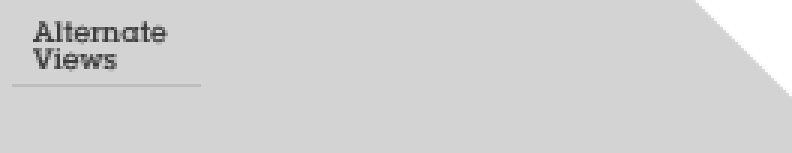
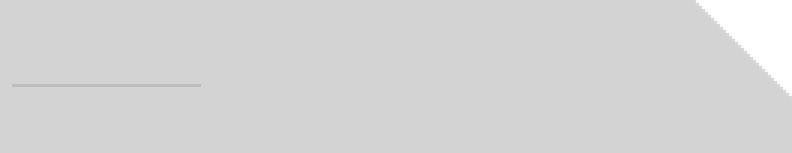
Two versions of the same layered image (792 x 153). Layer-by-layer changes:
hid "Alternate Views" over [33, 21, 168, 72]
